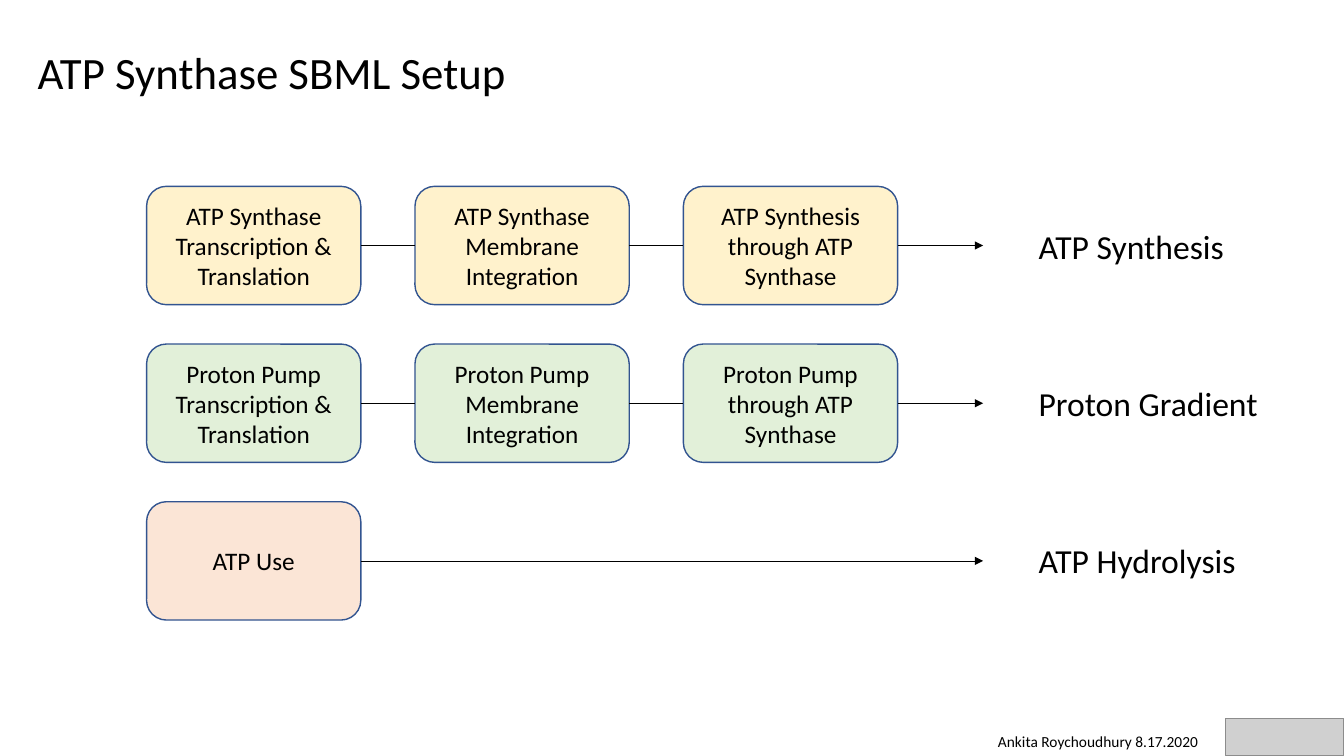
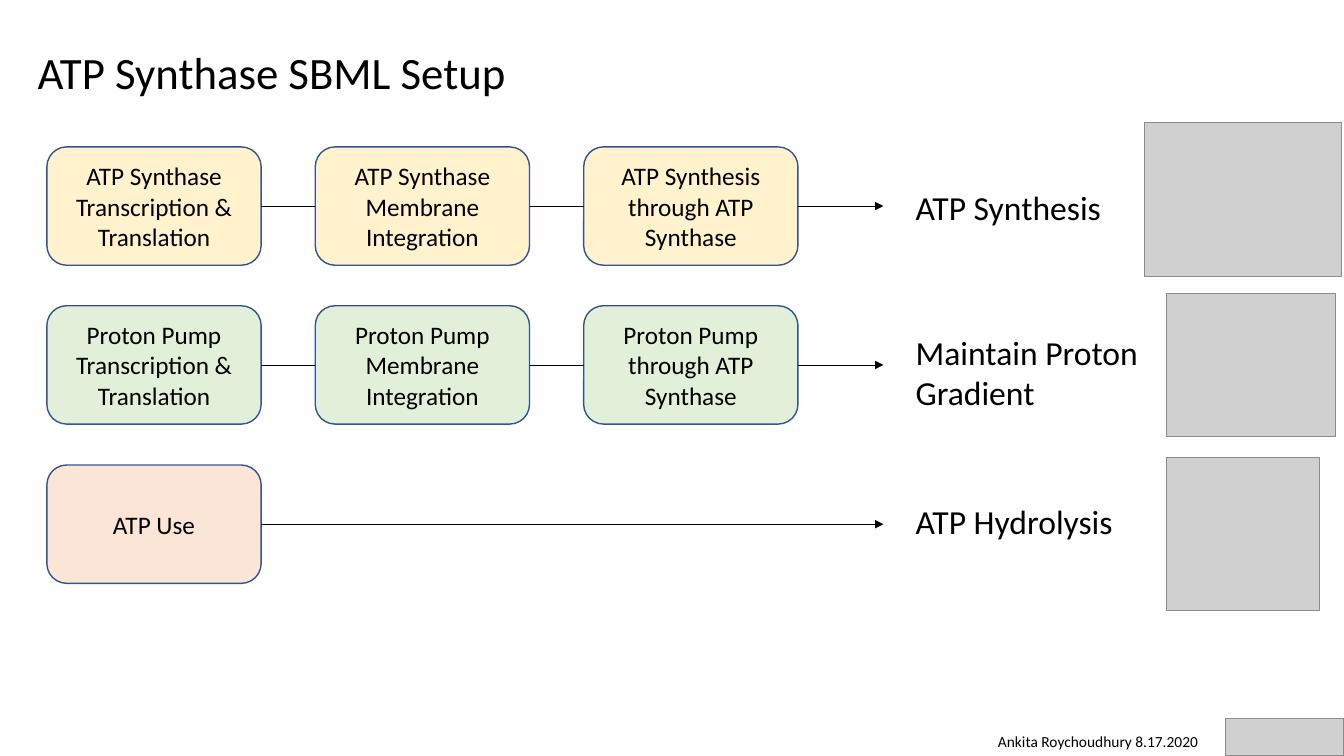
Before and after one commit to AnkitaRoychoudhury/ug_murray, a slide deck: slide 7 of miscellaneous/presentations/20200817_murray_mtg.pptx. Drawn at 1344x756 pixels with LibreOffice and Linux fonts; fonts in the diff are those of the drawing; grey boxes stand for pictures. Boxes give left, top, right and bottom in pixels: in the first picture for what was removed or moved away, otherwise in the second. Text is boxed around its words. In the diff, an @@ line names an element or a change of style, - is before the commit and + after.

```diff
--- a/miscellaneous/presentations/20200817_murray_mtg.pptx
+++ b/miscellaneous/presentations/20200817_murray_mtg.pptx
@@ picture added at [1145,122,1342,276] @@
@@ 6 rounded rectangles, 4 lines, 2 arrows: place and size @@
-6 rounded rectangles, 4 lines, 2 arrows at [146,187,983,462]
+6 rounded rectangles, 4 lines, 2 arrows at [47,147,883,423]
@@ text "ATP Synthesis": place and size @@
-text "ATP Synthesis" at [1039,235,1224,265]
+text "ATP Synthesis" at [916,196,1101,226]
@@ picture added at [1168,293,1337,437] @@
@@ text at [916,342,1138,406]: text changed @@
-Proton Gradient
+Maintain Proton Gradient
@@ rounded rectangle "ATP Use": place and size @@
-rounded rectangle "ATP Use" at [146,502,360,620]
+rounded rectangle "ATP Use" at [47,465,261,583]
@@ picture added at [1168,458,1320,611] @@
@@ text "ATP Hydrolysis": place and size @@
-text "ATP Hydrolysis" at [1039,549,1236,579]
+text "ATP Hydrolysis" at [916,510,1113,540]
@@ arrow moved from (361, 561) - (983, 561) to (261, 524) - (883, 524) @@
```
Also in this commit, not shown: 2 other slides changed, 2 slides added, 27 other files.
